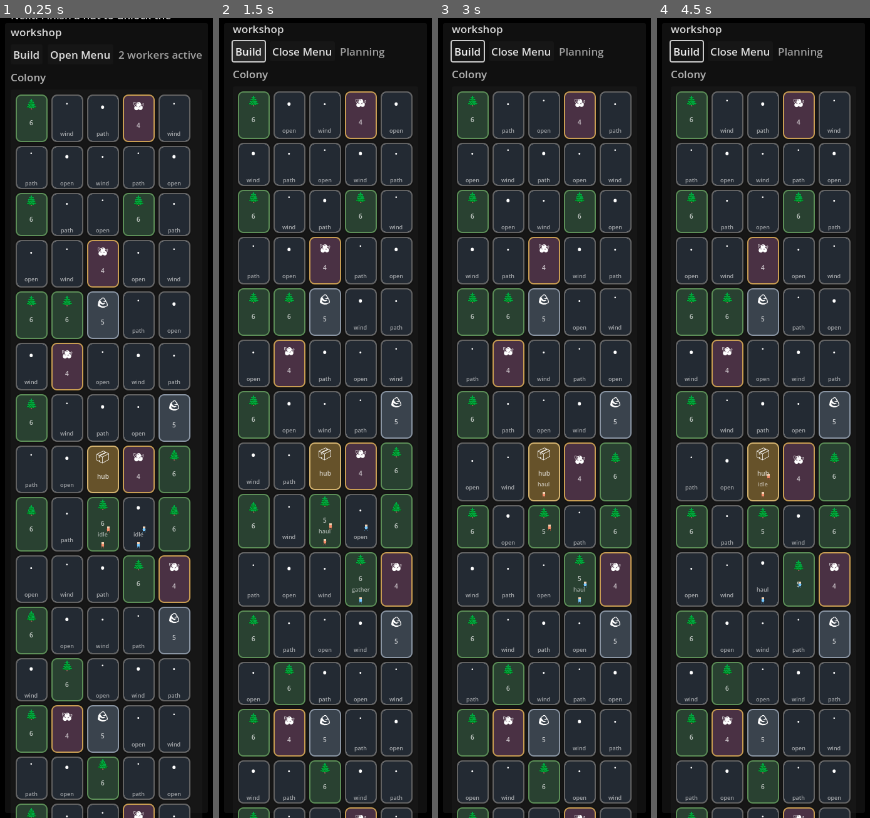
Above: before the commit, frames 1-4 (left to right).
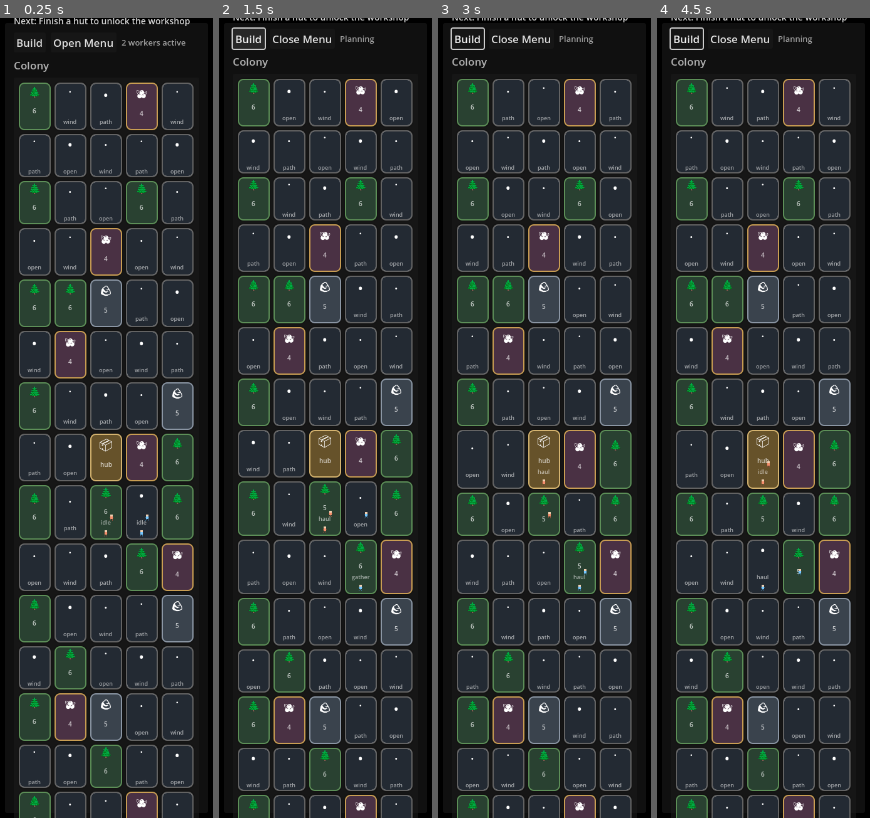
Above: after the commit, the same moments.

Repository: misospace/windowstead
Game: Godot game, scene res://scenes/main.tscn
Same seed, same stepped clock (60 frames per second), same inputs: the game is played once before the commit and once after it.
Inputs (mouse positions are in pixels of both pictures, inside the frame that each line leads up to):
- Up to frame 1 (0.25 s): no input
- Up to frame 2 (1.5 s): click "Build" at 0.5 s; click "Build" at 1.25 s
- Up to frame 3 (3 s): click "Build" at 2 s; move the mouse to (591, 378) at 2.77 s; click (591, 378) at 2.92 s
- Up to frame 4 (4.5 s): move the mouse to (720, 458) at 3.52 s; click (720, 458) at 3.67 s; move the mouse to (784, 242) at 4.27 s; click (784, 242) at 4.42 s

The runs differ from the first frame. In frame 1, 38% of the frame differs, in the area x 5-95%, y 0-100%; in frame 2, 26%; in frame 3, 26%; in frame 4, 26%.

Commit message:
windowstead #21: tune HUD label font sizes for bottom anchor mode (#34)
* fix: keep placement mode active after placing (repeat-place)

* fix: tune HUD label font sizes for bottom anchor mode (partial)

---------

Co-authored-by: Miso <miso@openclaw.local>

Diff:
--- a/scripts/main.gd
+++ b/scripts/main.gd
@@ -164,6 +164,11 @@
 	world_grid.custom_minimum_size = Vector2(0, 220) if is_bottom else Vector2(0, 900)
 	if world_grid:
 		world_grid.columns = grid_w
+	# HUD label tuning for bottom mode (issue #21)
+	if status_label:
+		status_label.add_theme_font_size_override("font_size", 12 if is_bottom else 14)
+	if menu_hint:
+		menu_hint.add_theme_font_size_override("font_size", 11 if is_bottom else 13)
 	position_popup_panel(dock_anchor)
 
 func position_popup_panel(dock_anchor: String) -> void:
